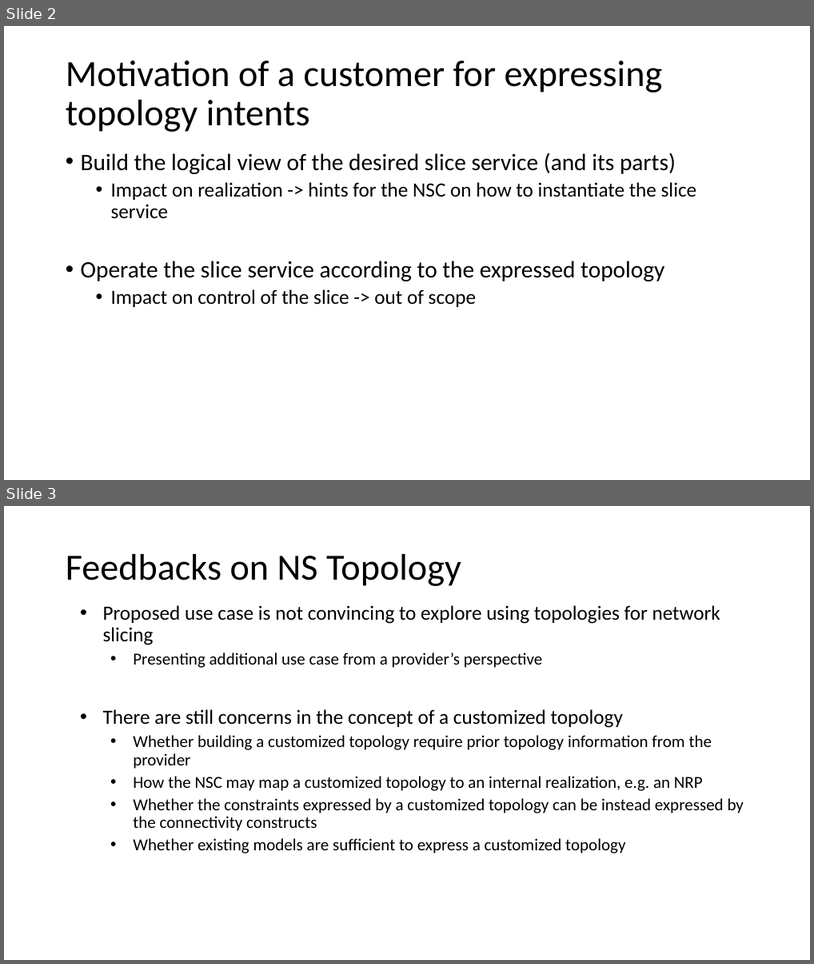
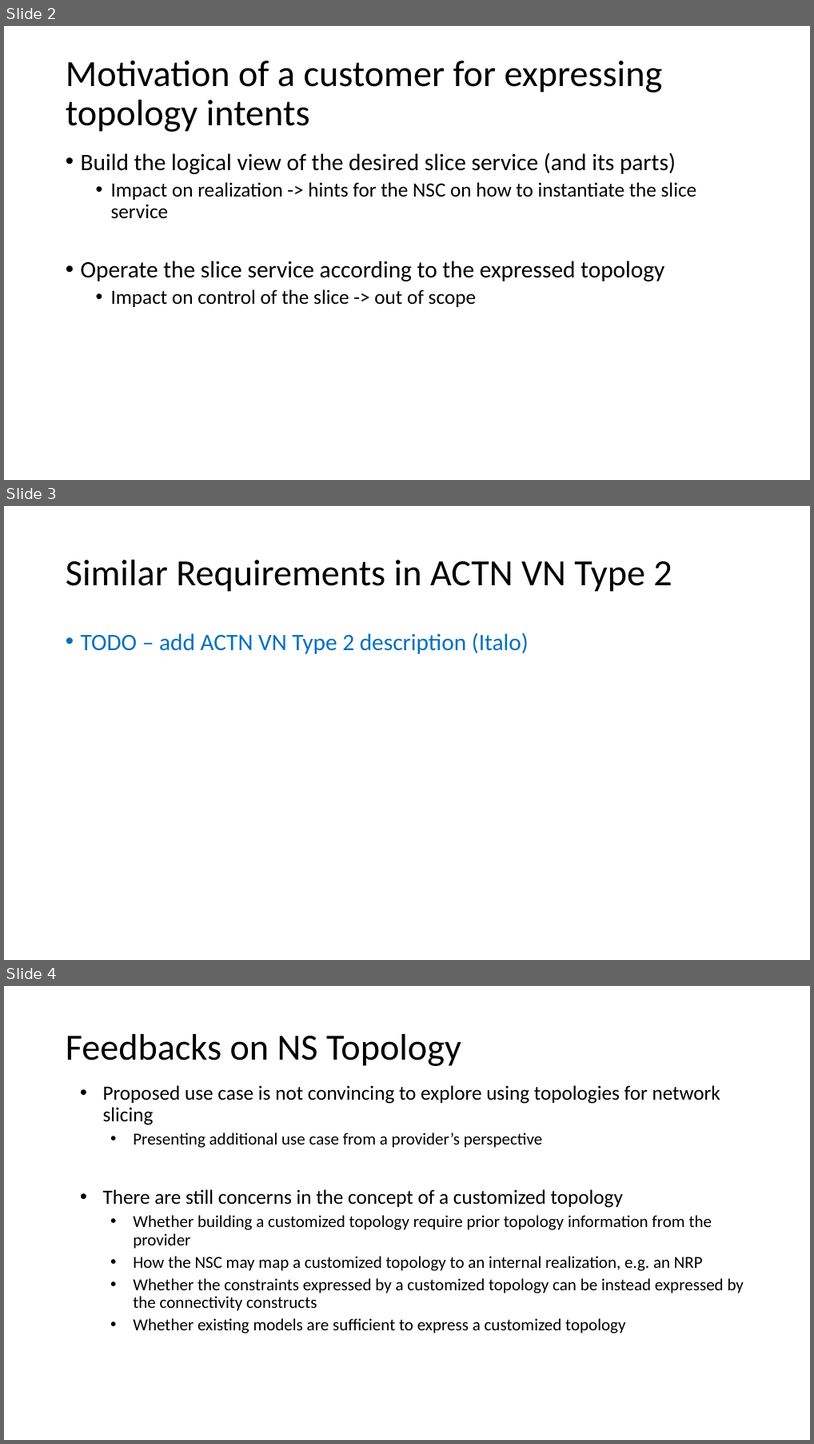
Before and after one commit to IETF-TEAS-WG/network-slice-topology, a slide deck: meeting-materials/draft-liu-teas-transport-network-slice-yang-07-ietf-118.pptx. Shown one above the other, each under a label of ours: slides 2 and 3 before the commit, slides 2, 3 and 4 after it. The pictures are 814x964 and 814x1444 pixels, drawn with LibreOffice and Linux fonts; fonts in the diff are those of the drawing. Boxes give left, top, right and bottom in pixels: in the first picture for what was removed or moved away, otherwise in the second. Text is boxed around its words. In the diff, an @@ line names an element or a change of style, - is before the commit and + after.

```diff
--- a/meeting-materials/draft-liu-teas-transport-network-slice-yang-07-ietf-118.pptx
+++ b/meeting-materials/draft-liu-teas-transport-network-slice-yang-07-ietf-118.pptx
@@ slide 3 added at bbox=[4, 506, 810, 960], background #FFFFFF @@
@@ title added at bbox=[66, 560, 672, 592], 44 pt, text #000000 @@
+Similar Requirements in ACTN VN Type 2
@@ text added at bbox=[81, 632, 529, 654], 28 pt, text #0070C0 @@
+• TODO – add ACTN VN Type 2 description (Italo)
@@ what was slide 3 is now slide 4 @@
```
Also in this commit, not shown: 3 slides changed.
